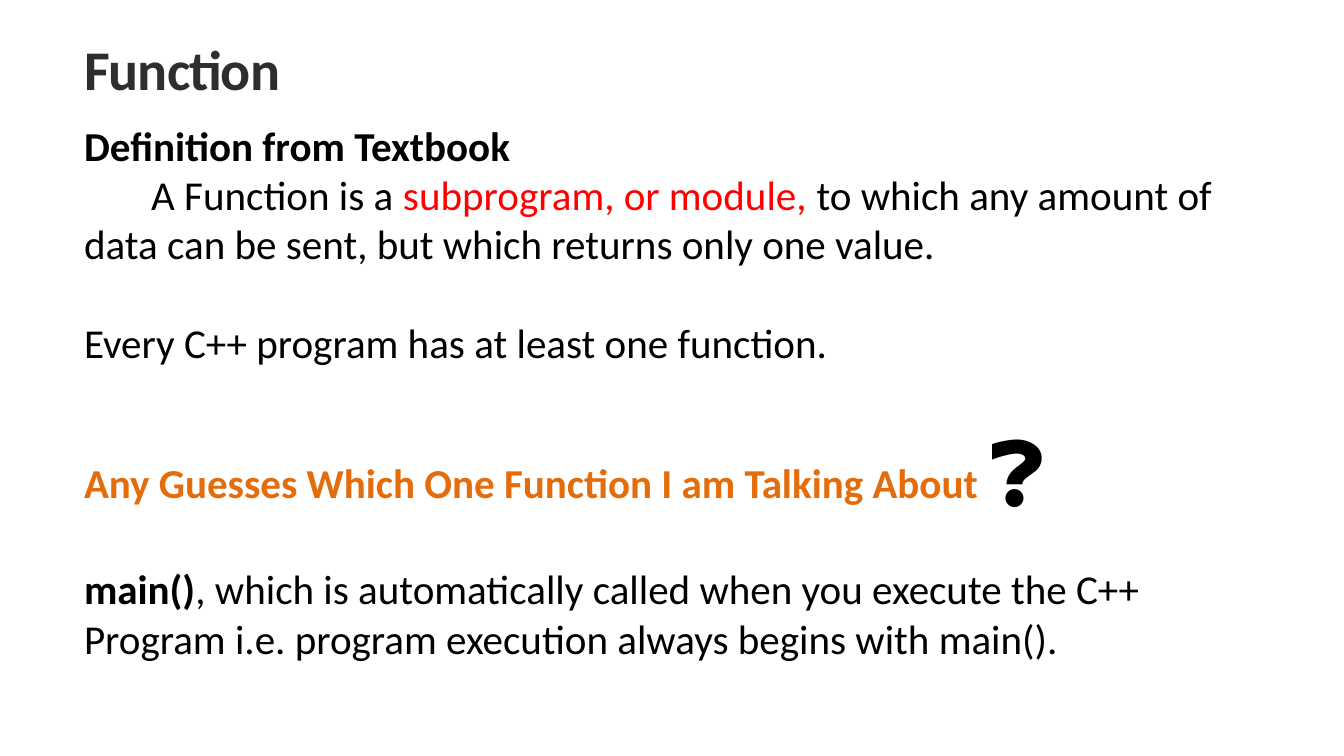
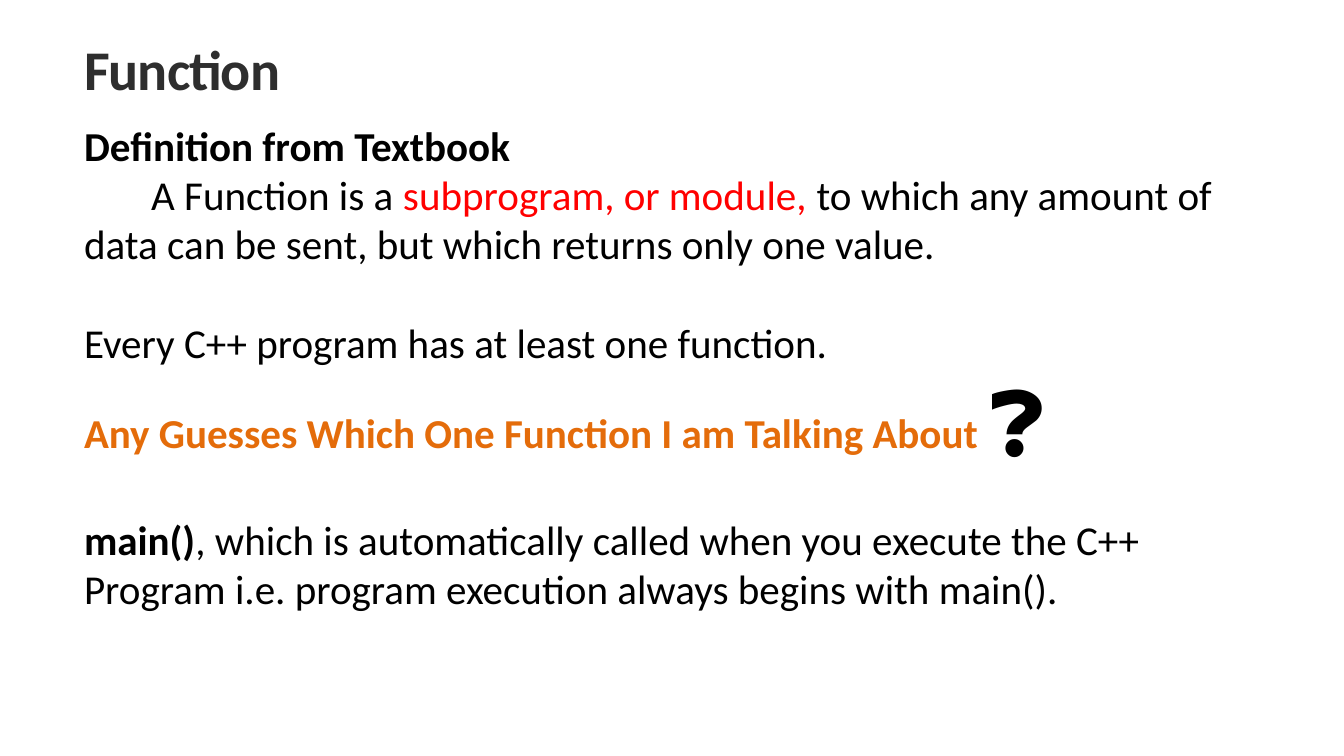
Before and after one commit to UKhayam/Programming-Fundamentals, a slide deck: slide 3 of PF-Lecture-08.pptx. Drawn at 1344x756 pixels with LibreOffice and Linux fonts; fonts in the diff are those of the drawing. Boxes give left, top, right and bottom in pixels: in the first picture for what was removed or moved away, otherwise in the second. Text is boxed around its words. In the diff, an @@ line names an element or a change of style, - is before the commit and + after.

```diff
--- a/PF-Lecture-08.pptx
+++ b/PF-Lecture-08.pptx
@@ text "Definition from Textbook" rewrapped from box(84, 132, 1212, 661) to box(84, 132, 1212, 611) @@
```
Also in this commit, not shown: 4 other slides changed, 6 slides added.
